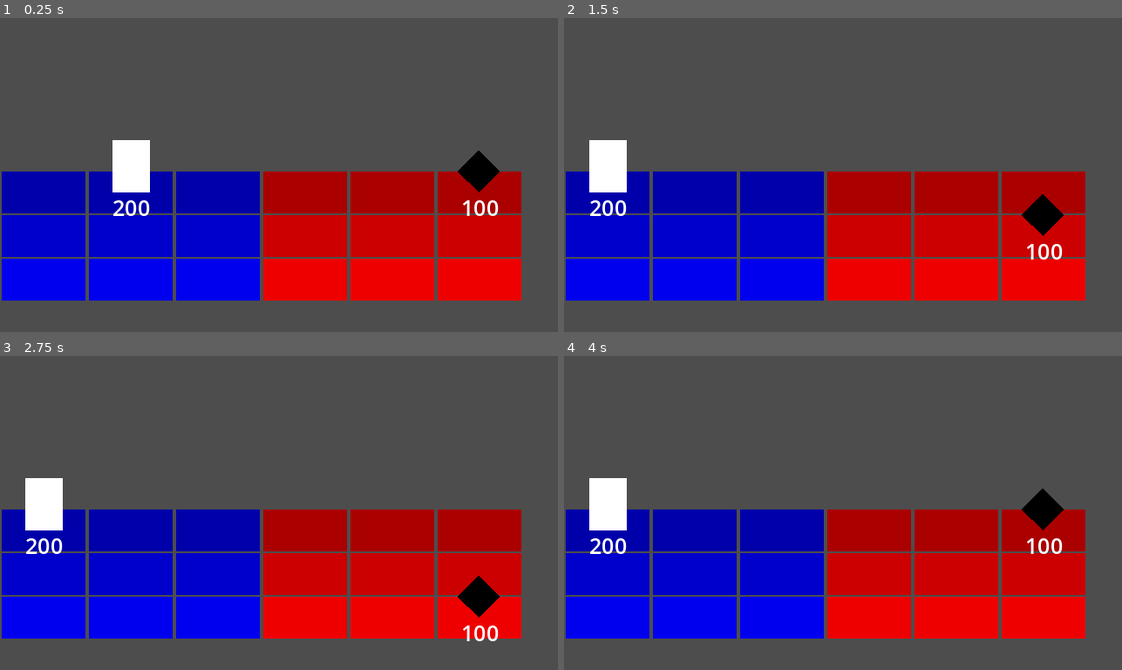
Above: before the commit, frames 1-4 (two rows, left to right).
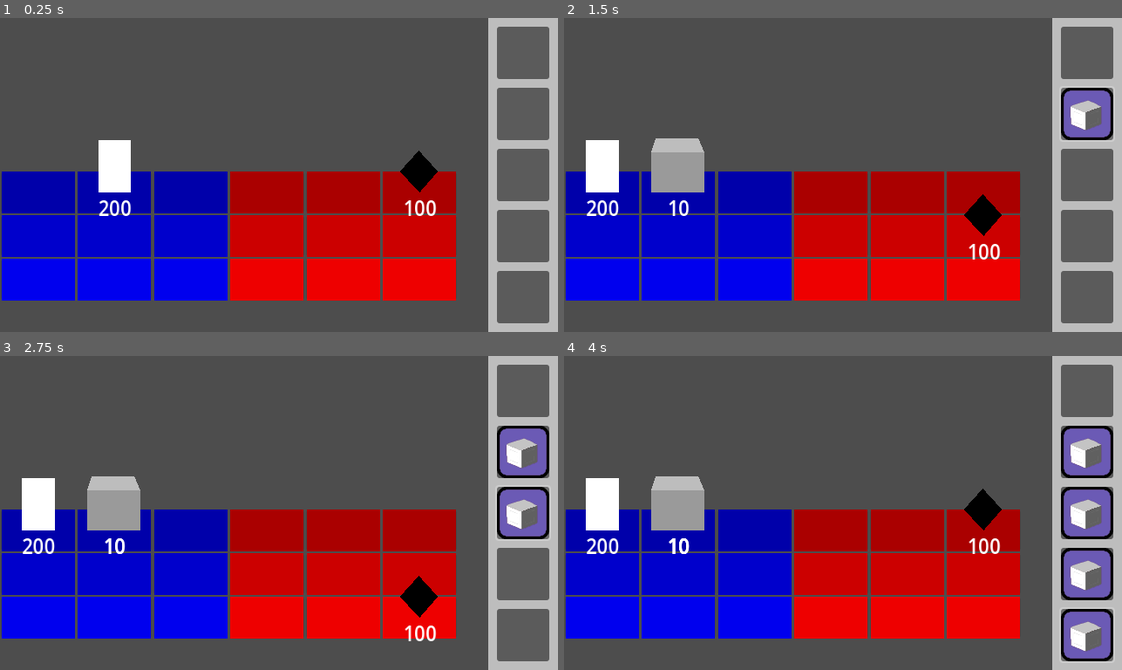
Above: after the commit, the same moments.

Repository: tspr0tege/Grid-Bots
Game: Godot game, scene res://scenes/arena.tscn
Two runs of this game, one before a commit and one after it. Both use one fixed random seed, a clock stepped at 60 frames per second and the inputs below. Before the commit the project starts from res://arena.tscn.
Inputs (mouse positions are in pixels of both pictures, inside the frame that each line leads up to):
- Up to frame 1 (0.25 s): no input
- Up to frame 2 (1.5 s): click (608, 193) at 0.52 s; click (1088, 115) at 1.27 s
- Up to frame 3 (2.75 s): click (524, 513) at 2.02 s
- Up to frame 4 (4 s): click (1088, 572) at 2.77 s; click (1088, 635) at 3.52 s

The runs differ from the first frame. In frame 1, 15% of the frame differs, in the area x 13-100%, y 0-100%; in frame 2, 17%; in frame 3, 18%; in frame 4, 20%, in the area x 3-100%, y 0-100%.

Commit message:
UI, Rock Cube
- Added UI sidebar to Arena
- Added viewport to Arena to accomodate screens, in the future
- Rock Cube Entity and program created

Diff:
--- a/arena.tscn
+++ /dev/null
@@ -1,9 +0,0 @@
-[gd_scene load_steps=2 format=3 uid="uid://bfxb3hudh631a"]
-
-[ext_resource type="Script" path="res://scripts/Combat Grid.gd" id="1_802b5"]
-
-[node name="Arena" type="Node2D"]
-
-[node name="Combat Grid" type="Node2D" parent="."]
-script = ExtResource("1_802b5")
-metadata/_edit_lock_ = true
--- a/entities/player.tscn
+++ b/entities/player.tscn
@@ -13,14 +13,12 @@
 particle_flag_rotate_y = true
 particle_flag_disable_z = true
 direction = Vector3(8, -1, 0)
-spread = 15.0
+spread = 30.16
 gravity = Vector3(0, 100, 0)
-initial_velocity_min = 50.0
-initial_velocity_max = 100.0
+initial_velocity_min = 250.0
+initial_velocity_max = 300.0
 orbit_velocity_min = 0.0
 orbit_velocity_max = 0.0
-damping_min = 100.0
-damping_max = 100.0
 color = Color(0.960784, 0.815686, 0, 1)
 
 [node name="Player" type="Sprite2D"]
@@ -36,6 +34,7 @@
 
 [node name="pew" type="AudioStreamPlayer" parent="audioQueue"]
 stream = ExtResource("4_ui7wv")
+volume_db = -6.0
 
 [node name="shotParticles" type="GPUParticles2D" parent="."]
 material = SubResource("CanvasItemMaterial_5grmd")
@@ -44,6 +43,7 @@
 amount = 5
 process_material = SubResource("ParticleProcessMaterial_78ve8")
 texture = ExtResource("5_rm6pi")
+lifetime = 0.15
 one_shot = true
 explosiveness = 1.0
 randomness = 1.0
--- /dev/null
+++ b/entities/rock_cube_entity.tscn
@@ -0,0 +1,22 @@
+[gd_scene load_steps=3 format=3 uid="uid://cnhanptnb478o"]
+
+[ext_resource type="Script" path="res://scripts/rock_cube_entity.gd" id="1_mxenc"]
+[ext_resource type="PackedScene" uid="uid://85kgocmp48x1" path="res://components/hp_node.tscn" id="2_o4f1p"]
+
+[node name="Rock Cube" type="Node2D"]
+script = ExtResource("1_mxenc")
+
+[node name="hpNode" parent="." instance=ExtResource("2_o4f1p")]
+hp = 10
+
+[node name="Node2D" type="Node2D" parent="."]
+scale = Vector2(2, 2)
+
+[node name="Polygon2D" type="Polygon2D" parent="Node2D"]
+color = Color(0.603922, 0.603922, 0.603922, 1)
+polygon = PackedVector2Array(-18, 0, 17, 0, 17, -23, -18, -23)
+
+[node name="Polygon2D2" type="Polygon2D" parent="Node2D"]
+position = Vector2(0, -27)
+color = Color(0.745098, 0.745098, 0.745098, 1)
+polygon = PackedVector2Array(-18, 4, 17, 4, 13, -4, -15, -4)
--- a/entities/weiner.tscn
+++ b/entities/weiner.tscn
@@ -4,6 +4,21 @@
 [ext_resource type="PackedScene" uid="uid://85kgocmp48x1" path="res://components/hp_node.tscn" id="2_j4cla"]
 [ext_resource type="AudioStream" uid="uid://cmws1x7vm5vdj" path="res://sfx/hit.wav" id="3_8tqvy"]
 [ext_resource type="PackedScene" uid="uid://dt1pysrghdyu0" path="res://components/audio_queue.tscn" id="3_pguxj"]
+
+[sub_resource type="Animation" id="Animation_12pyj"]
+length = 0.001
+tracks/0/type = "value"
+tracks/0/imported = false
+tracks/0/enabled = true
+tracks/0/path = NodePath(".:color")
+tracks/0/interp = 1
+tracks/0/loop_wrap = true
+tracks/0/keys = {
+"times": PackedFloat32Array(0),
+"transitions": PackedFloat32Array(1),
+"update": 0,
+"values": [Color(0, 0, 0, 1)]
+}
 
 [sub_resource type="Animation" id="Animation_mcusn"]
 resource_name = "flash"
@@ -19,21 +34,6 @@
 "transitions": PackedFloat32Array(1, 1, 1),
 "update": 0,
 "values": [Color(0, 0, 0, 1), Color(1, 1, 1, 1), Color(0, 0, 0, 1)]
-}
-
-[sub_resource type="Animation" id="Animation_12pyj"]
-length = 0.001
-tracks/0/type = "value"
-tracks/0/imported = false
-tracks/0/enabled = true
-tracks/0/path = NodePath(".:color")
-tracks/0/interp = 1
-tracks/0/loop_wrap = true
-tracks/0/keys = {
-"times": PackedFloat32Array(0),
-"transitions": PackedFloat32Array(1),
-"update": 0,
-"values": [Color(0, 0, 0, 1)]
 }
 
 [sub_resource type="AnimationLibrary" id="AnimationLibrary_fcgvi"]
@@ -64,5 +64,6 @@
 
 [node name="hit" type="AudioStreamPlayer" parent="audioQueue"]
 stream = ExtResource("3_8tqvy")
+volume_db = -6.0
 
 [connection signal="timeout" from="moveTimer" to="." method="_on_move_timer_timeout"]
--- /dev/null
+++ b/programs/rock_cube/rock_cube.gd
@@ -0,0 +1,19 @@
+extends Node
+
+const rockCubeEntity = preload("res://entities/rock_cube_entity.tscn")
+const progName = "Rock Cube"
+const progIcon = "res://programs/rock_cube/rock_cube_icon.png"
+
+func testFunc():
+	print("Rock Cube has been touched!")
+
+func executeProgram(Arena):
+#	var Arena = get_tree().root.get_node("Arena")
+	var pos = Arena.COMBAT_GRID.Player.get_node("../../").name.split("")
+		#index 1 and 2 for x, y coordinates
+
+	var targetGridTile = Arena.COMBAT_GRID.combatGrid[int(pos[1])+1][int(pos[2])]
+
+	var newCube = rockCubeEntity.instantiate()
+	#combatGrid[1][0].get_node("tenant").add_child(Player)
+	targetGridTile.get_node("tenant").add_child(newCube)
--- /dev/null
+++ b/programs/rock_cube/rock_cube.tscn
@@ -0,0 +1,6 @@
+[gd_scene load_steps=2 format=3 uid="uid://cdkjjjn78j0ri"]
+
+[ext_resource type="Script" path="res://programs/rock_cube/rock_cube.gd" id="1_44yfw"]
+
+[node name="rock_cube" type="Node"]
+script = ExtResource("1_44yfw")
--- a/project.godot
+++ b/project.godot
@@ -11,7 +11,7 @@
 [application]
 
 config/name="Grid Bots"
-run/main_scene="res://arena.tscn"
+run/main_scene="res://scenes/arena.tscn"
 config/features=PackedStringArray("4.1", "Mobile")
 config/icon="res://icon.svg"
 
--- /dev/null
+++ b/scenes/arena.tscn
@@ -0,0 +1,40 @@
+[gd_scene load_steps=5 format=3 uid="uid://difw43todamqj"]
+
+[ext_resource type="PackedScene" uid="uid://bpj3le53dhrtg" path="res://scenes/combat_grid.tscn" id="1_3gryl"]
+[ext_resource type="Script" path="res://scripts/arena.gd" id="1_h85yj"]
+[ext_resource type="PackedScene" uid="uid://cya3xtqw2mvdg" path="res://scenes/combat_ui.tscn" id="2_02l3n"]
+[ext_resource type="Script" path="res://scripts/Camera2D.gd" id="2_8ssth"]
+
+[node name="Arena" type="Node2D"]
+script = ExtResource("1_h85yj")
+
+[node name="Control2" type="Control" parent="."]
+layout_mode = 3
+anchors_preset = 15
+anchor_right = 1.0
+anchor_bottom = 1.0
+grow_horizontal = 2
+grow_vertical = 2
+
+[node name="SubViewportContainer" type="SubViewportContainer" parent="Control2"]
+layout_mode = 0
+offset_right = 560.0
+offset_bottom = 360.0
+
+[node name="SubViewport" type="SubViewport" parent="Control2/SubViewportContainer"]
+handle_input_locally = false
+size = Vector2i(560, 360)
+render_target_update_mode = 4
+
+[node name="Combat Grid" parent="Control2/SubViewportContainer/SubViewport" instance=ExtResource("1_3gryl")]
+
+[node name="Camera2D" type="Camera2D" parent="Control2/SubViewportContainer/SubViewport"]
+offset = Vector2(320, 180)
+script = ExtResource("2_8ssth")
+
+[node name="UI" parent="Control2" instance=ExtResource("2_02l3n")]
+layout_mode = 1
+offset_left = 640.0
+offset_top = 180.0
+offset_right = 640.0
+offset_bottom = 180.0
--- /dev/null
+++ b/scenes/combat_grid.tscn
@@ -0,0 +1,7 @@
+[gd_scene load_steps=2 format=3 uid="uid://bpj3le53dhrtg"]
+
+[ext_resource type="Script" path="res://scripts/Combat Grid.gd" id="1_h3bve"]
+
+[node name="Combat Grid" type="Node2D"]
+script = ExtResource("1_h3bve")
+metadata/_edit_lock_ = true
--- /dev/null
+++ b/scenes/combat_ui.tscn
@@ -0,0 +1,80 @@
+[gd_scene load_steps=2 format=3 uid="uid://cya3xtqw2mvdg"]
+
+[ext_resource type="Script" path="res://scripts/combat_ui.gd" id="1_8yrus"]
+
+[node name="UI" type="Control"]
+layout_mode = 3
+anchors_preset = 15
+anchor_right = 1.0
+anchor_bottom = 1.0
+grow_horizontal = 2
+grow_vertical = 2
+script = ExtResource("1_8yrus")
+
+[node name="MarginContainer" type="MarginContainer" parent="."]
+layout_mode = 1
+anchors_preset = 11
+anchor_left = 1.0
+anchor_right = 1.0
+anchor_bottom = 1.0
+offset_left = -80.0
+grow_horizontal = 0
+grow_vertical = 2
+
+[node name="ColorRect" type="ColorRect" parent="MarginContainer"]
+layout_mode = 2
+color = Color(0.741176, 0.741176, 0.741176, 1)
+
+[node name="MarginContainer" type="MarginContainer" parent="MarginContainer"]
+layout_mode = 2
+theme_override_constants/margin_left = 10
+theme_override_constants/margin_top = 10
+theme_override_constants/margin_right = 10
+theme_override_constants/margin_bottom = 10
+
+[node name="VBoxContainer" type="VBoxContainer" parent="MarginContainer/MarginContainer"]
+layout_mode = 2
+theme_override_constants/separation = 10
+alignment = 1
+
+[node name="Button" type="Button" parent="MarginContainer/MarginContainer/VBoxContainer"]
+custom_minimum_size = Vector2(60, 60)
+layout_mode = 2
+icon_alignment = 1
+
+[node name="Sprite2D" type="Sprite2D" parent="MarginContainer/MarginContainer/VBoxContainer/Button"]
+centered = false
+
+[node name="Button2" type="Button" parent="MarginContainer/MarginContainer/VBoxContainer"]
+custom_minimum_size = Vector2(60, 60)
+layout_mode = 2
+
+[node name="Sprite2D" type="Sprite2D" parent="MarginContainer/MarginContainer/VBoxContainer/Button2"]
+centered = false
+
+[node name="Button3" type="Button" parent="MarginContainer/MarginContainer/VBoxContainer"]
+custom_minimum_size = Vector2(60, 60)
+layout_mode = 2
+
+[node name="Sprite2D" type="Sprite2D" parent="MarginContainer/MarginContainer/VBoxContainer/Button3"]
+centered = false
+
+[node name="Button4" type="Button" parent="MarginContainer/MarginContainer/VBoxContainer"]
+custom_minimum_size = Vector2(60, 60)
+layout_mode = 2
+
+[node name="Sprite2D" type="Sprite2D" parent="MarginContainer/MarginContainer/VBoxContainer/Button4"]
+centered = false
+
+[node name="Button5" type="Button" parent="MarginContainer/MarginContainer/VBoxContainer"]
+custom_minimum_size = Vector2(60, 60)
+layout_mode = 2
+
+[node name="Sprite2D" type="Sprite2D" parent="MarginContainer/MarginContainer/VBoxContainer/Button5"]
+centered = false
+
+[connection signal="button_down" from="MarginContainer/MarginContainer/VBoxContainer/Button" to="." method="_on_program_button_down" binds= [1]]
+[connection signal="button_down" from="MarginContainer/MarginContainer/VBoxContainer/Button2" to="." method="_on_program_button_down" binds= [2]]
+[connection signal="button_down" from="MarginContainer/MarginContainer/VBoxContainer/Button3" to="." method="_on_program_button_down" binds= [3]]
+[connection signal="button_down" from="MarginContainer/MarginContainer/VBoxContainer/Button4" to="." method="_on_program_button_down" binds= [4]]
+[connection signal="button_down" from="MarginContainer/MarginContainer/VBoxContainer/Button5" to="." method="_on_program_button_down" binds= [5]]
--- /dev/null
+++ b/scripts/Camera2D.gd
@@ -0,0 +1,4 @@
+extends Camera2D
+
+func _ready():
+	zoom = get_viewport_rect().size / Vector2(640, 360)
--- a/scripts/Combat Grid.gd
+++ b/scripts/Combat Grid.gd
@@ -8,8 +8,10 @@
 var Player
 
 func _ready():
+	get_tree().root.get_node("Arena").COMBAT_GRID = self
+
 	# Build the grid tiles
-	const GridTile = preload("res://grid-tile.tscn")
+	const GridTile = preload("res://scenes/grid-tile.tscn")
 
 	for x in range(6):
 		var newRow = []
@@ -45,6 +47,8 @@
 	newEnemy.coords = Vector2(5, 0)
 	combatGrid[5][0].get_node("tenant").add_child(newEnemy)
 
+#	self.scale = get_viewport_rect().size / Vector2(640, 360)
+
 func handleClick(grid_space):
 #	var target = get_tree().get_root().find_child("Player", true, false)
 #	get_tree().get_root().print_tree_pretty()
--- /dev/null
+++ b/scripts/arena.gd
@@ -0,0 +1,20 @@
+extends Node2D
+
+var COMBAT_GRID
+#COMBAT_GRID also has .Player as a referenced child
+var deck = [preload("res://programs/rock_cube/rock_cube.tscn")]
+var hand = []
+var nextProgramFromDeck = 5
+
+func _ready():
+	# shuffle deck and populate hand
+	for card in deck:
+		hand.push_back(card.instantiate())
+	pass
+
+func runProgramFromHand(index):
+	print("Running " + hand[0].progName)
+	hand[0].executeProgram(self)
+	return hand[0]
+	#After executing program, return next program to display
+	pass
--- /dev/null
+++ b/scripts/combat_ui.gd
@@ -0,0 +1,13 @@
+extends Control
+
+@onready var ARENA = get_tree().root.get_node("Arena")
+
+func _on_program_button_down(btn_number):
+	print("Program number " + str(btn_number) + " clicked!")
+	btn_number -= 1 #adjust for 0 index
+	var newProg = await ARENA.runProgramFromHand(btn_number)
+
+	#newProg .progName .progIcon
+	var buttons = get_node("MarginContainer/MarginContainer/VBoxContainer").get_children()
+	buttons[btn_number].get_node("Sprite2D").set_texture(load(newProg.progIcon))
+#	print(str(buttons[btn_number]))
--- /dev/null
+++ b/scripts/rock_cube_entity.gd
@@ -0,0 +1,10 @@
+extends Node2D
+
+func takeDamage():
+#	aniPlayer.play("flash")
+#	audioQueue.playSound()
+	pass
+
+func zeroHP():
+	self.queue_free()
+	print("Rock Cube destroyed!")
Binary file added: programs/rock_cube/rock_cube_icon.png
Not shown, added: programs/rock_cube/rock_cube_icon.png.import
Renamed: grid-tile.tscn -> scenes/grid-tile.tscn
